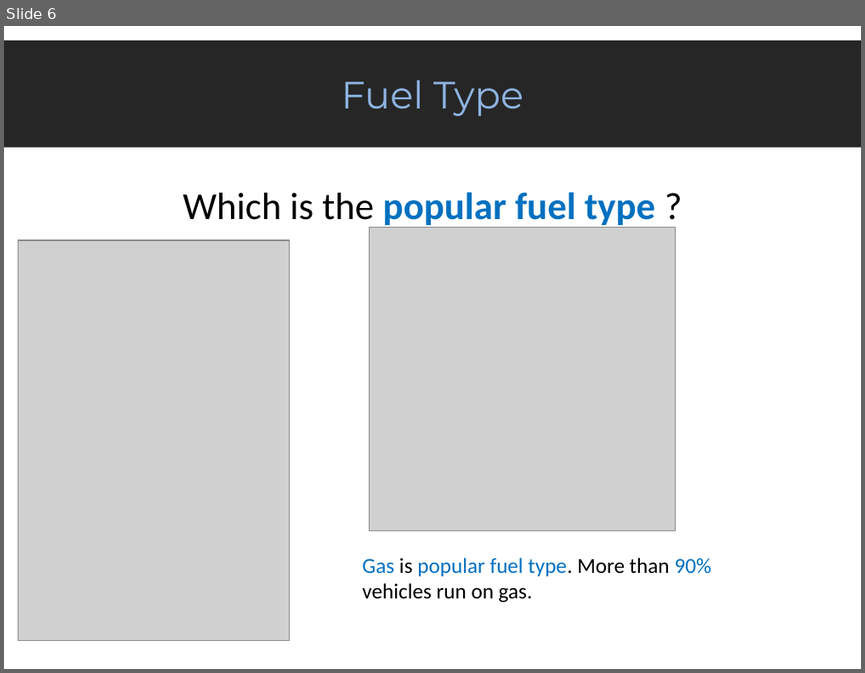
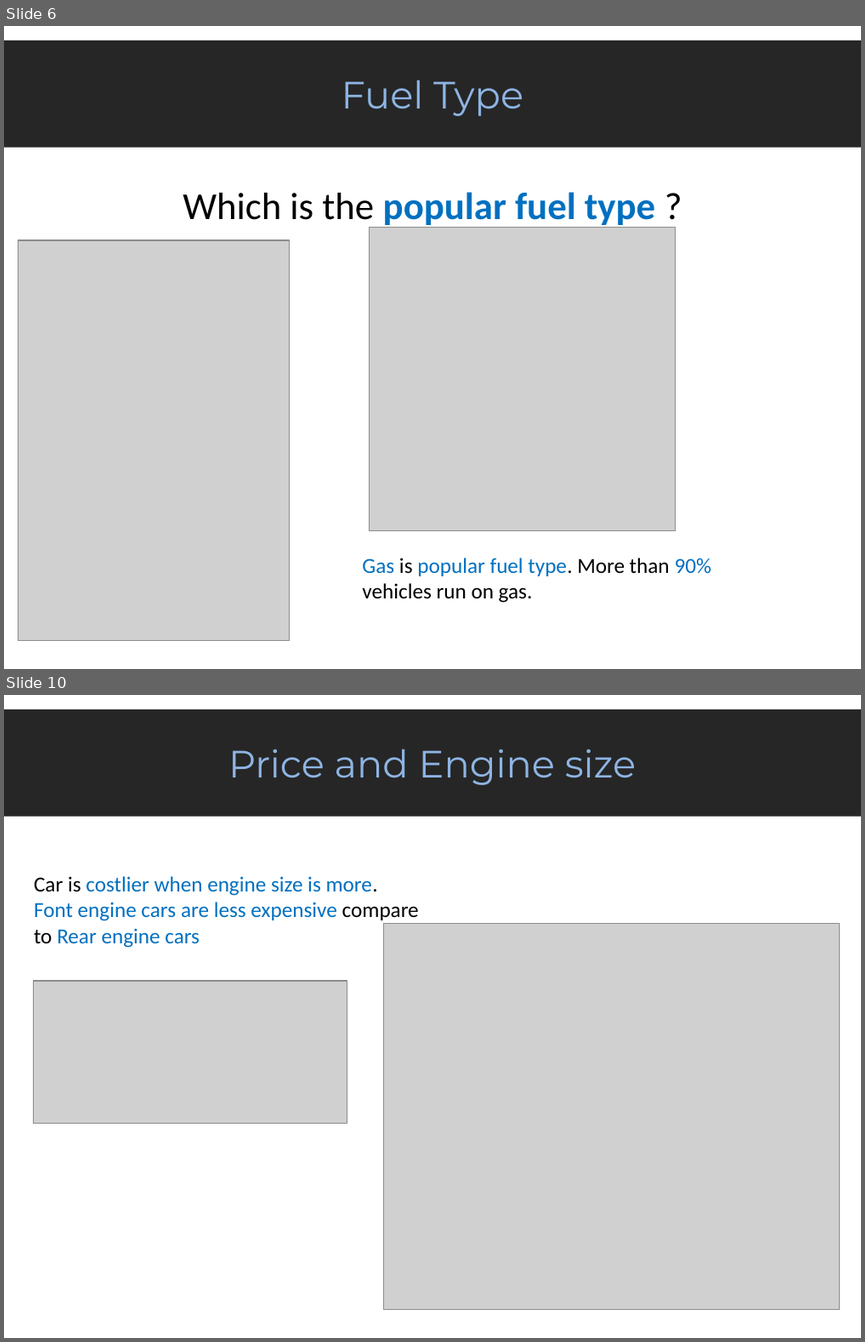
Before and after one commit to praneetrane/EDA_Automobile-data, a slide deck: EDA_Automobile_Data.pptx. Shown one above the other, each under a label of ours: slide 6 before the commit, slides 6 and 10 after it; the slides between them are not shown. The pictures are 865x673 and 865x1342 pixels, drawn with LibreOffice and Linux fonts; fonts in the diff are those of the drawing; grey boxes stand for pictures. Boxes give left, top, right and bottom in pixels: in the first picture for what was removed or moved away, otherwise in the second. Text is boxed around its words. In the diff, an @@ line names an element or a change of style, - is before the commit and + after.

```diff
--- a/EDA_Automobile_Data.pptx
+++ b/EDA_Automobile_Data.pptx
@@ slide 10 added at (x1=4, y1=695, x2=861, y2=1338), background #FFFFFF @@
@@ rectangle added at (x1=4, y1=709, x2=861, y2=817), fill #262626, 32 pt, text #8EB4E3 @@
+Price and Engine size
@@ text added at (x1=34, y1=876, x2=419, y2=947), 18 pt, text #0070C0 @@
+Car is costlier when engine size is more.
+Font engine cars are less expensive compare to Rear engine cars
@@ picture added at (x1=384, y1=924, x2=840, y2=1310) @@
@@ picture added at (x1=33, y1=981, x2=347, y2=1123) @@
```
Also in this commit, not shown: 1 slide changed, 9 other slides added.
